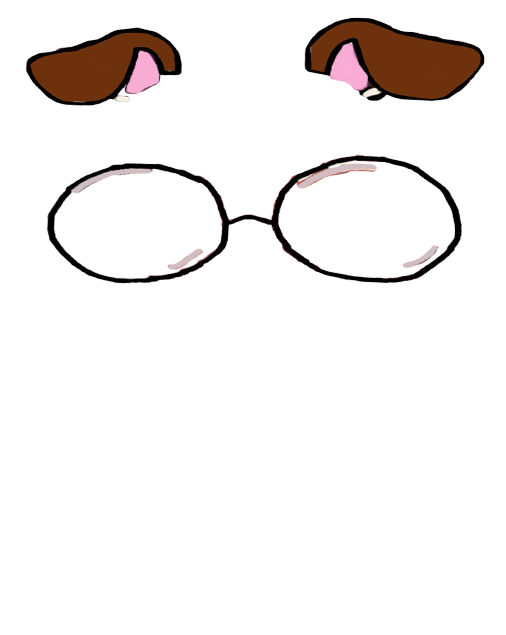
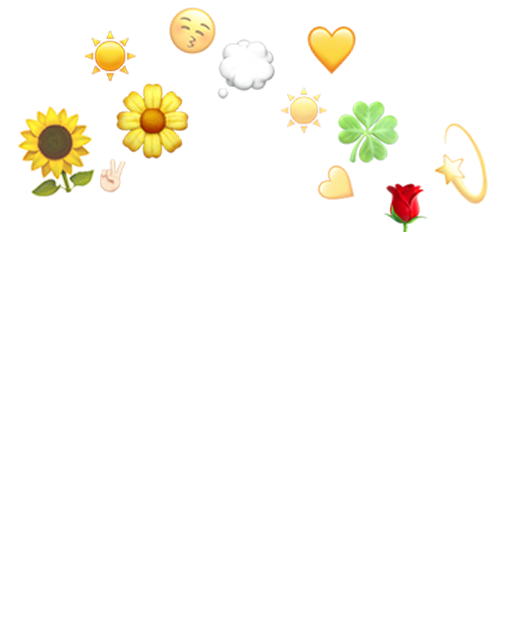
Layer changes from the first 506 x 635 image to the second:
hid "neautral" over left=25, top=17, right=486, bottom=284
showed "happy", painted on it over left=17, top=7, right=489, bottom=284
